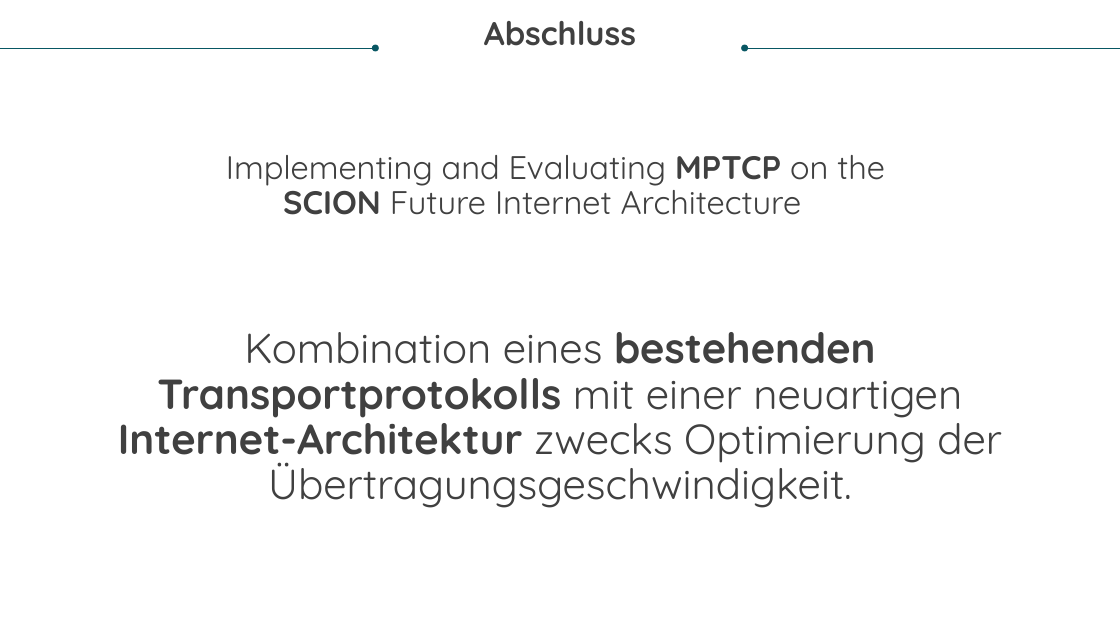
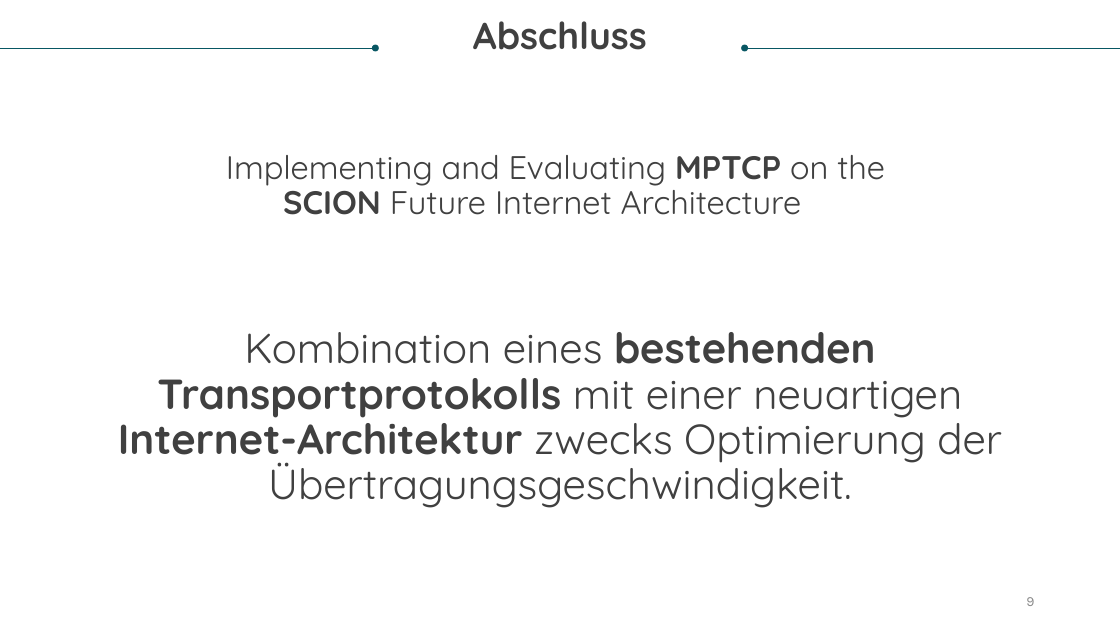
Before and after one commit to fluckmic/shila, a slide deck: slide 9 of presentation/presentation.pptx (slide 7 before the commit). Drawn at 1120x630 pixels with LibreOffice and Linux fonts; fonts in the diff are those of the drawing. Boxes give left, top, right and bottom in pixels: in the first picture for what was removed or moved away, otherwise in the second. Text is boxed around its words. In the diff, an @@ line names an element or a change of style, - is before the commit and + after.

Commit message:
presentation

```diff
--- a/presentation/presentation.pptx
+++ b/presentation/presentation.pptx
@@ text "Abschluss" at bbox=[473, 21, 647, 50]: size 28 to 32 pt @@
@@ page number added at bbox=[1026, 597, 1034, 606], 12 pt, text #8C8C8C @@
+9
```
Also in this commit, not shown: 6 other slides changed, 4 slides added, 1 slide removed.
